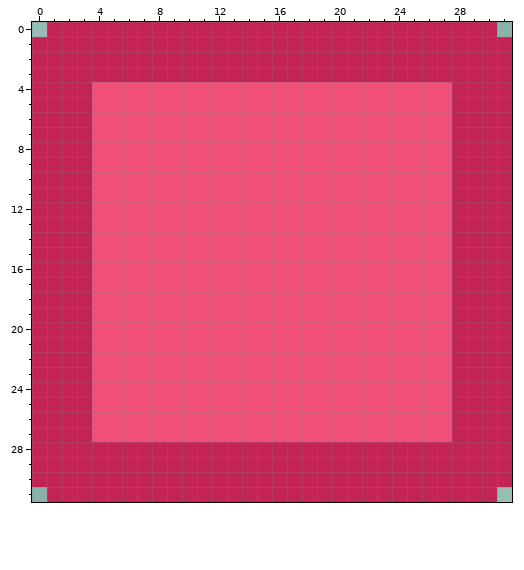
Pixel-art file: scenes/game_over/pink_slip.aseprite. The picture above is the old version.
32x32 pixels, 1 frame.
After the commit:
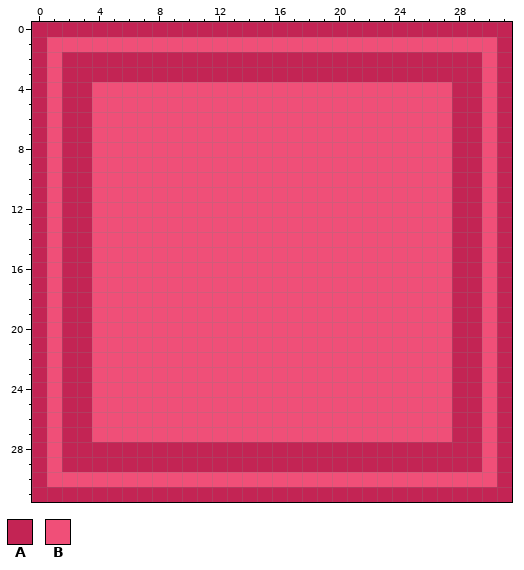
Palette (. is transparent): A #c32454  B #f04f78
What changed:
There is now colour A in row 0 at x 0 and 31; in row 31 at x 0 and 31.
The edit turns colour A into colour B in row 1 at x 1 to 30; in rows 2 to 29 at x 1 and 30; in row 30 at x 1 to 30.
